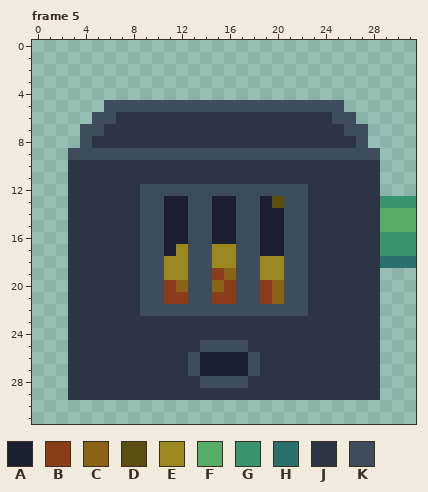
File history of a animated GIF sprite, src/assets/game/factory_0_0_1_0.gif. Above is the file before it was changed.
The file is 32x32 pixels, 5 frames. Shown: frame 5. The commit also changed other frames, which this record leaves out.
Palette (. is transparent): A #1c1f30  B #8a3d16  C #8a6416  D #5b4e10  E #9c871d  F #55ad68  G #37946e  H #2b706d  J #2d3545  K #3d4d5b
Pixels before, frame 5, first column x 3:
 5 ...KKKKKKKKKKKKKKKKKKKK......
 6 ..KKJJJJJJJJJJJJJJJJJJKK.....
 7 .KKJJJJJJJJJJJJJJJJJJJJKK....
 8 .KJJJJJJJJJJJJJJJJJJJJJJK....
 9 KKKKKKKKKKKKKKKKKKKKKKKKKK...
10 JJJJJJJJJJJJJJJJJJJJJJJJJJ...
11 JJJJJJJJJJJJJJJJJJJJJJJJJJ...
12 JJJJJJKKKKKKKKKKKKKKJJJJJJ...
13 JJJJJJKKAAKKAAKKADKKJJJJJJGGG
14 JJJJJJKKAAKKAAKKAAKKJJJJJJFFF
15 JJJJJJKKAAKKAAKKAAKKJJJJJJFFF
16 JJJJJJKKAAKKAAKKAAKKJJJJJJGGG
17 JJJJJJKKAEKKEEKKAAKKJJJJJJGGG
18 JJJJJJKKEEKKEEKKEEKKJJJJJJHHH
19 JJJJJJKKEEKKBCKKEEKKJJJJJJ...
20 JJJJJJKKBCKKCBKKBCKKJJJJJJ...
21 JJJJJJKKBBKKBBKKBCKKJJJJJJ...
22 JJJJJJKKKKKKKKKKKKKKJJJJJJ...
23 JJJJJJJJJJJJJJJJJJJJJJJJJJ...
24 JJJJJJJJJJJJJJJJJJJJJJJJJJ...
25 JJJJJJJJJJJKKKKJJJJJJJJJJJ...
26 JJJJJJJJJJKAAAAKJJJJJJJJJJ...
27 JJJJJJJJJJKAAAAKJJJJJJJJJJ...
28 JJJJJJJJJJJKKKKJJJJJJJJJJJ...
29 JJJJJJJJJJJJJJJJJJJJJJJJJJ...
New version:
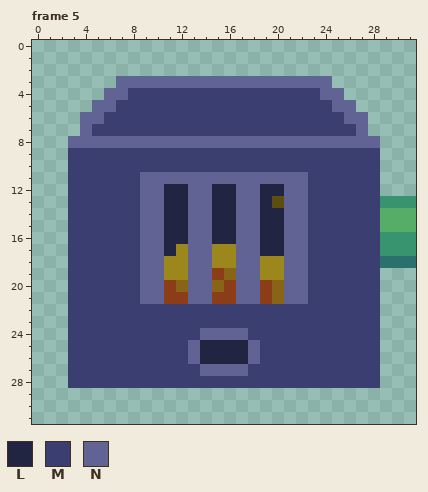
Colours new in this view: L #222541  M #3a3e70  N #616394
Commit message: Make factory assets lighter
Changes in this commit:
Changed rows in their new state; - is an unchanged pixel.
Frame 5:
first column x 3:
 3 ----NNNNNNNNNNNNNNNNNN----
 4 ---NNMMMMMMMMMMMMMMMMNN---
 5 --NNMMMMMMMMMMMMMMMMMMNN--
 6 -NNMMMMMMMMMMMMMMMMMMMMNN-
 7 -NMMMMMMMMMMMMMMMMMMMMMMN-
 8 NNNNNNNNNNNNNNNNNNNNNNNNNN
 9 MMMMMMMMMMMMMMMMMMMMMMMMMM
10 MMMMMMMMMMMMMMMMMMMMMMMMMM
11 MMMMMMNNNNNNNNNNNNNNMMMMMM
12 MMMMMMNNLLNNLLNNLLNNMMMMMM
13 MMMMMMNNLLNNLLNNL-NNMMMMMM
14 MMMMMMNNLLNNLLNNLLNNMMMMMM
15 MMMMMMNNLLNNLLNNLLNNMMMMMM
16 MMMMMMNNLLNNLLNNLLNNMMMMMM
17 MMMMMMNNL-NN--NNLLNNMMMMMM
18 MMMMMMNN--NN--NN--NNMMMMMM
19 MMMMMMNN--NN--NN--NNMMMMMM
20 MMMMMMNN--NN--NN--NNMMMMMM
21 MMMMMMNN--NN--NN--NNMMMMMM
22 MMMMMMMMMMMMMMMMMMMMMMMMMM
23 MMMMMMMMMMMMMMMMMMMMMMMMMM
24 MMMMMMMMMMMNNNNMMMMMMMMMMM
25 MMMMMMMMMMNLLLLNMMMMMMMMMM
26 MMMMMMMMMMNLLLLNMMMMMMMMMM
27 MMMMMMMMMMMNNNNMMMMMMMMMMM
28 MMMMMMMMMMMMMMMMMMMMMMMMMM
29 ..........................
